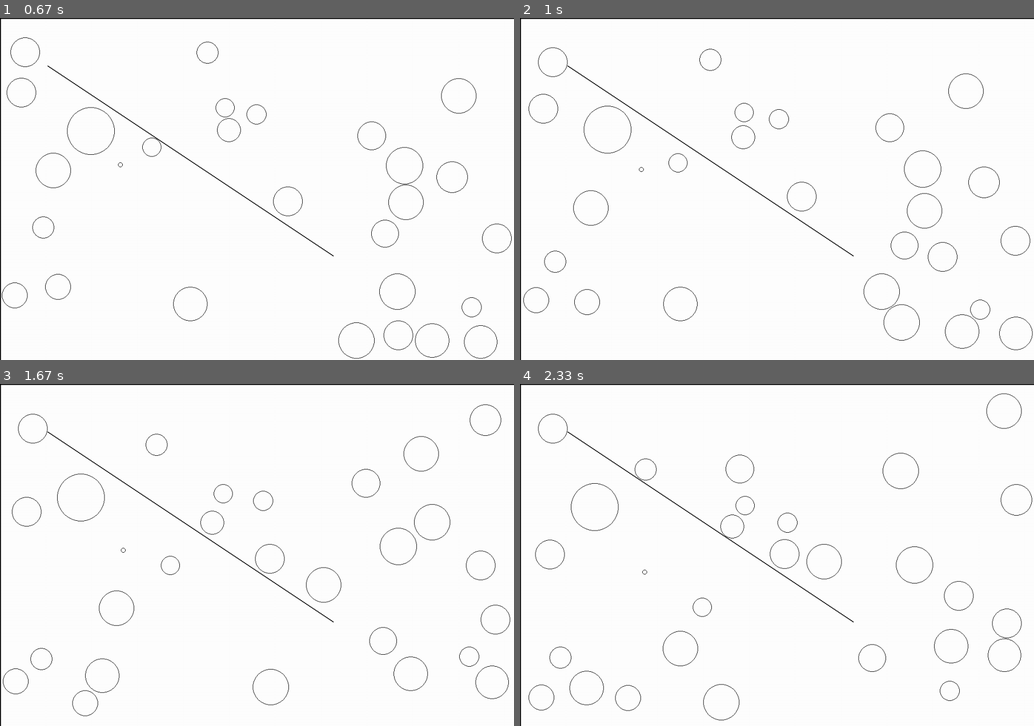
Above: before the commit, frames 1-4 (two rows, left to right).
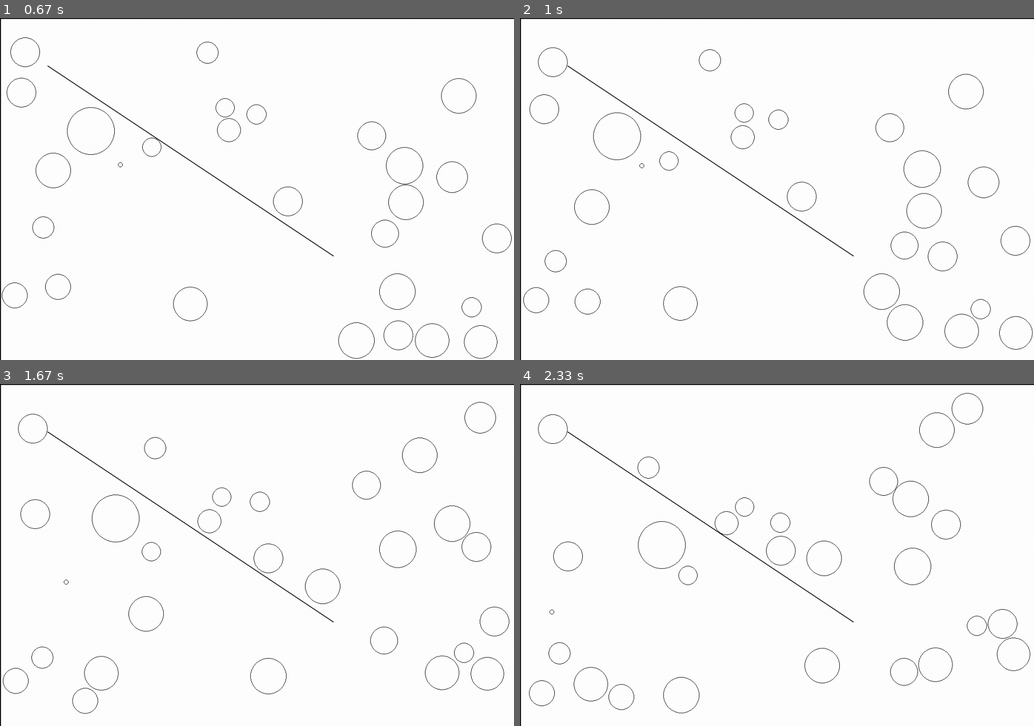
Above: after the commit, the same moments.

Repository: hoischreck/Physics-Engine-2D-CodeNightHPI
Game: pygame game, started from main.py
Two runs of this game, one before a commit and one after it. Both use one fixed random seed, a clock stepped at 60 frames per second and the inputs below.
Inputs:
- Up to frame 1 (0.67 s): hold O from 0.33 s (still down)
- Up to frame 2 (1 s): release O at 0.8 s; tap O at 0.83 s
- Up to frame 3 (1.67 s): no input
- Up to frame 4 (2.33 s): tap G at 1.67 s; tap O at 2 s

Frame 1 is identical in both runs. In frame 2, 1.3% of the frame differs, in the area x 1-100%, y 9-98%; in frame 3, 2.4%; in frame 4, 2.6%, in the area x 1-100%, y 2-99%.

Commit message:
keys can toggle gravity and collisions

Diff:
--- a/circle.py
+++ b/circle.py
@@ -18,9 +18,8 @@
         pygame.draw.circle(s, self.color, self.pos.toTuple(), self.radius, 1)
 
     def step(self, dt: float):
-        # gravity
-        self.v = self.v + PhysicsManager.G * dt
-
+        if(self.game.gravityGobal):
+            self.v = self.v + PhysicsManager.G * dt
         self.prev_pos = self.pos
         self.pos = self.pos + (self.v * dt)
 
--- a/main.py
+++ b/main.py
@@ -1,5 +1,7 @@
 from __future__ import annotations
 from random import random, randrange
+
+from numpy import true_divide
 
 from map import Map
 from circle import PhysicsCircle
@@ -17,6 +19,9 @@
         # self.windowCaption = "2D-Physics-Engine" #todo: implement
         self.physicsManager = None
         self.tps = 60
+        self.gravityGobal = True
+        self.objectGravity = False
+        self.collisionActive = True
 
     def setup(self):
         clock = pygame.time.Clock()
@@ -57,11 +62,27 @@
         self.drawingQueue.append(self.physicsManager)
         self.drawingQueue.append(self.map)
 
+    def handelInput(self):
+        if(self.key.keyUp(pygame.K_o)):
+            self.objectGravity= not self.objectGravity
+            print("Object Gravity",self.objectGravity)
+        if(self.key.keyUp(pygame.K_g)):
+            self.gravityGobal= not self.gravityGobal
+            print("Golbal Gravity",self.gravityGobal)
+        if(self.key.keyUp(pygame.K_c)):
+            self.collisionActive= not self.collisionActive
+            print("Collisions",self.collisionActive)
+
+
+
     def loop(self):
+        self.handelInput()
         self.physicsManager.applyStep()
-        self.physicsManager.applyCollisions()
+        if(self.collisionActive):
+            self.physicsManager.applyCollisions()
         self.physicsManager.applyCollisionsMap()
-        #self.physicsManager.applyGravity()
+        if(self.objectGravity):
+             self.physicsManager.applyGravity()
         self.physicsManager.applyPostCollisions()
 
 
